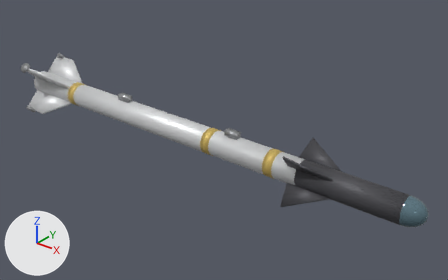
The glTF model game/models/weapons/aam_2.glb: old version first, new version second.
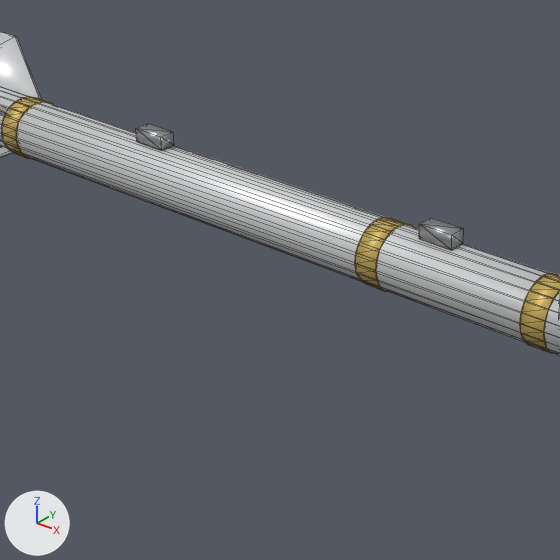
There are two pictures of each version: one whole from a 50 mm camera at (0.767, -0.86, 0.546) aimed at (0.049, 0.038, -0.011), one close up on the part from 15% to 62% of the width and 17% to 91% of the height. Arrows for +X, +Y and +Z are at lower left; the lights stay in place. The older version's two pictures come first. The close-ups show mesh edges as thin lines. Vertices at exactly the same position are counted once.

In view in the first close-up: 'aam_2'.
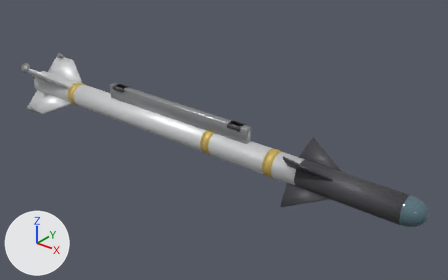
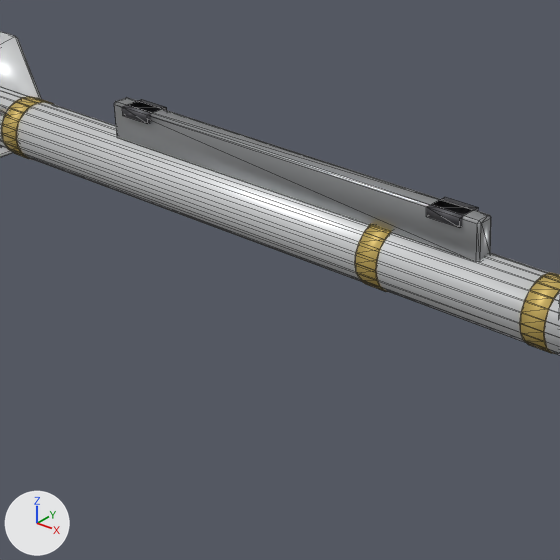
What differs and where, as boxes (x1, y1, x2, y2) in the close-ups (560 x 560 px):
part 1 of me_cylinder, added: after (122, 99, 167, 124)
part 2 of me_cylinder, added: after (426, 197, 479, 228)
part 3 of me_cylinder, added: after (114, 97, 491, 261)
part 4 of me_cylinder, deleted: before (136, 124, 174, 150)
part 5 of me_cylinder, deleted: before (419, 218, 464, 250)

What changed in the scene script:
```text
Change me_cylinder:
    used by ob_aam_2; location = (0.0, 0.0, 0.0)
    remove me_cylinder.from_pydata(...)  # 582 vertices, 1080 faces; spans x -0.511..0.496, y -0.064..0.064, z -0.064..0.064
    add me_cylinder.from_pydata(...)  # 606 vertices, 1124 faces; spans x -0.511..0.496, y -0.064..0.064, z -0.064..0.064
    me_cylinder part 1: a new loose piece, a box spanning x -0.225..-0.195, y -0.011..0.011, z 0.048..0.056, in mat_dark (dark grey #505055)
    me_cylinder part 2: a new loose piece, a box spanning x 0.095..0.125, y -0.011..0.011, z 0.048..0.056, in mat_dark (dark grey #505055)
    me_cylinder part 3: a new loose piece of 24 vertices spanning x -0.24..0.14, y -0.008..0.008, z 0.022..0.056, in mat_steel (grey #a6a8aa)
    me_cylinder part 4: the loose piece of 8 vertices spanning x -0.215..-0.185, y -0.007..0.007, z 0.026..0.038 is deleted
    me_cylinder part 5: the loose piece of 8 vertices spanning x 0.085..0.115, y -0.007..0.007, z 0.026..0.038 is deleted
```
